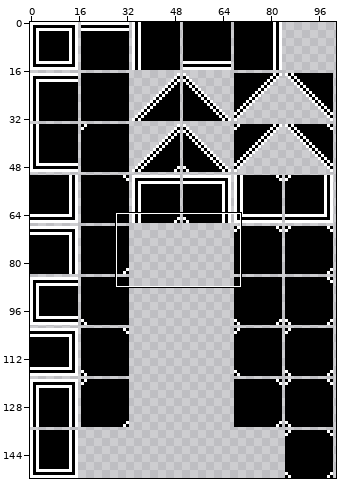
Edited in one commit: sprite sheet (tiles/lines.png). Above: a wide view before the commit, with the close-up outlined.
Close-up. Earlier state:
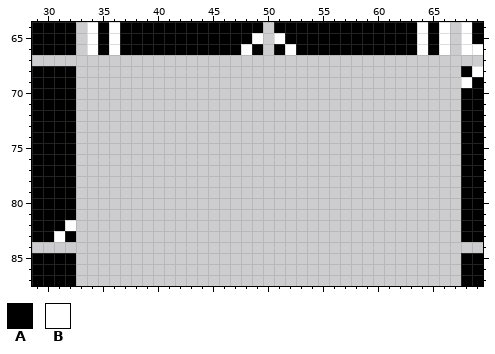
The file is 102x152 pixels. Shown: x 29..69, y 64..87.
Palette (. is transparent): A #000000  B #ffffff
Pixels before, first column x 29:
64 AAAA.BABAAAAAAAAAAAAA.AAAAAAAAAAAAABAB.BA
65 AAAA.BABAAAAAAAAAAAAB.BAAAAAAAAAAAABAB.BA
66 AAAA.BABAAAAAAAAAAABA.ABAAAAAAAAAAABAB.BB
67 .........................................
68 AAAA...................................AB
69 AAAA...................................BA
70 AAAA...................................AA
71 AAAA...................................AA
72 AAAA...................................AA
73 AAAA...................................AA
74 AAAA...................................AA
75 AAAA...................................AA
76 AAAA...................................AA
77 AAAA...................................AA
78 AAAA...................................AA
79 AAAA...................................AA
80 AAAA...................................AA
81 AAAA...................................AA
82 AAAB...................................AA
83 AABA...................................AA
84 .........................................
85 AAAA...................................AA
86 AAAA...................................AA
87 AAAA...................................AA
Now the later version:
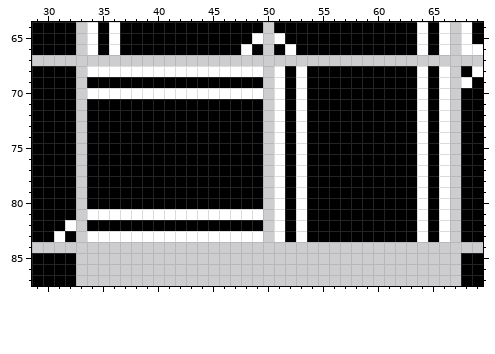
Log entry: whoops forgot some tiles
Diff:
Colour A now appears in row 68 at x 52, 54 to 63 and 65; in row 69 at x 34 to 49, 52, 54 to 63 and 65; in row 70 at x 52, 54 to 63 and 65; in rows 71 to 80 at x 34 to 49, 52, 54 to 63 and 65; in row 81 at x 52, 54 to 63 and 65; in row 82 at x 34 to 49, 52, 54 to 63 and 65.
Colour A now appears in row 83 at x 52, 54 to 63 and 65.
Colour B now appears in row 68 at x 34 to 49, 51, 53, 64 and 66; in row 69 at x 51, 53, 64 and 66; in row 70 at x 34 to 49, 51, 53, 64 and 66; in rows 71 to 80 at x 51, 53, 64 and 66; in row 81 at x 34 to 49, 51, 53, 64 and 66; in row 82 at x 51, 53, 64 and 66.
Colour B now appears in row 83 at x 34 to 49, 51, 53, 64 and 66.
Pixel boxes of the changes (left, top, right, bottom) in both close-ups:
added: (87, 66, 450, 242)
